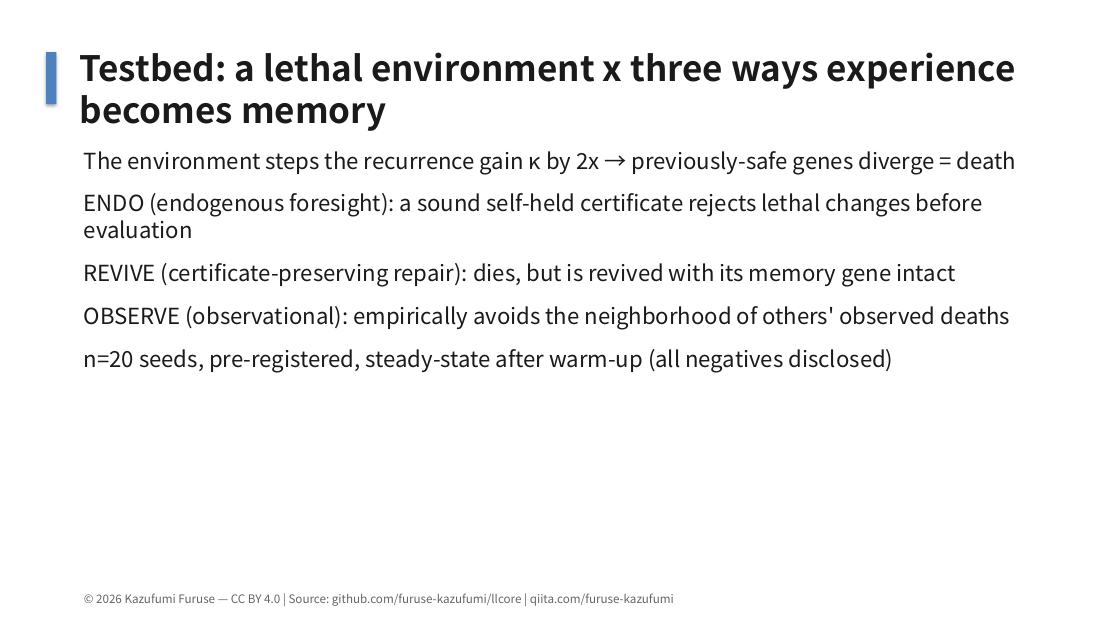
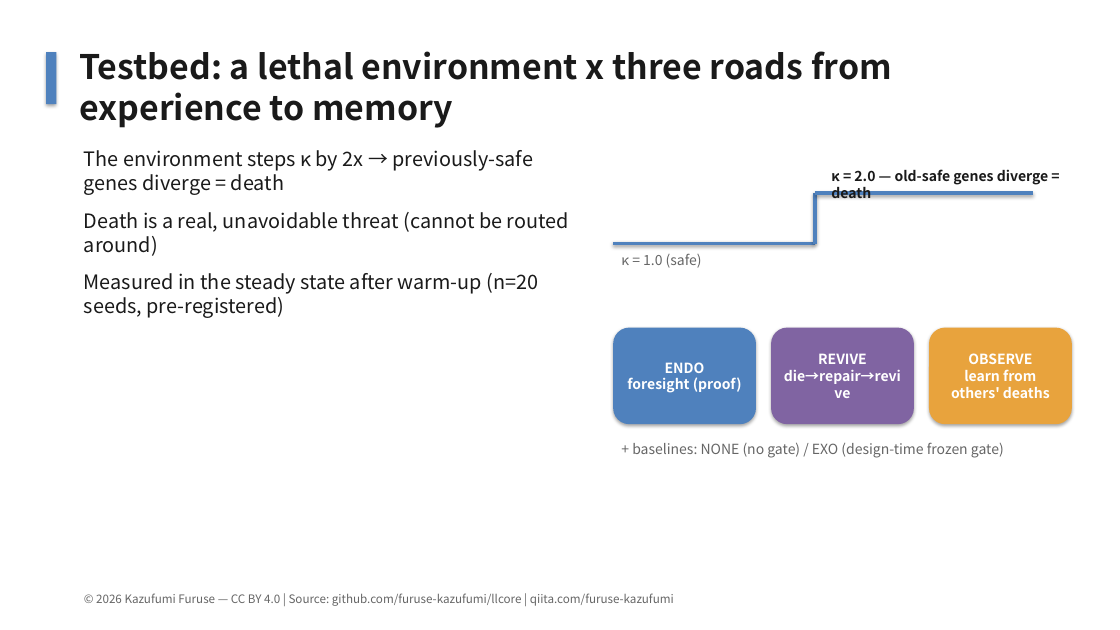
Before and after one commit to furuse-kazufumi/llcore, a slide deck: slide 4 of slides/llcore_findings_2026_en.pptx. Drawn at 1120x630 pixels with LibreOffice and Linux fonts; fonts in the diff are those of the drawing. Boxes give left, top, right and bottom in pixels: in the first picture for what was removed or moved away, otherwise in the second. Text is boxed around its words. In the diff, an @@ line names an element or a change of style, - is before the commit and + after.

```diff
--- a/slides/llcore_findings_2026_en.pptx
+++ b/slides/llcore_findings_2026_en.pptx
@@ text at box(80, 51, 892, 128): text changed; size 30 to 29 pt @@
-Testbed: a lethal environment x three ways experience becomes memory
+Testbed: a lethal environment x three roads from experience to memory
@@ text at box(84, 150, 569, 318): text changed; size 19 to 17 pt @@
-The environment steps the recurrence gain κ by 2x → previously-safe genes diverge = death
-ENDO (endogenous foresight): a sound self-held certificate rejects lethal changes before evaluation
-REVIVE (certificate-preserving repair): dies, but is revived with its memory gene intact
-OBSERVE (observational): empirically avoids the neighborhood of others' observed deaths
-n=20 seeds, pre-registered, steady-state after warm-up (all negatives disclosed)
+The environment steps κ by 2x → previously-safe genes diverge = death
+Death is a real, unavoidable threat (cannot be routed around)
+Measured in the steady state after warm-up (n=20 seeds, pre-registered)
@@ text added at box(831, 169, 1048, 198), 12 pt, text #1A1A1A, bold @@
+κ = 2.0 — old-safe genes diverge = death
@@ line added from (815, 244) to (815, 193), #4F81BD 3 pt @@
@@ line added from (815, 193) to (1033, 193), #4F81BD 3 pt @@
@@ line added from (613, 244) to (815, 244), #4F81BD 3 pt @@
@@ text added at box(621, 253, 702, 268), 12 pt, text #666666 @@
+κ = 1.0 (safe)
@@ rounded rectangle added at box(613, 328, 756, 424), fill #4F81BD, 12 pt, text #FFFFFF, bold @@
+ENDO
+foresight (proof)
@@ rounded rectangle added at box(771, 328, 914, 424), fill #8064A2, 12 pt, text #FFFFFF, bold @@
+REVIVE
+die→repair→revive
@@ rounded rectangle added at box(929, 328, 1072, 424), fill #E8A33D, 12 pt, text #FFFFFF, bold @@
+OBSERVE
+learn from others' deaths
@@ text added at box(632, 442, 1004, 458), 12 pt, text #666666 @@
++ baselines: NONE (no gate) / EXO (design-time frozen gate)
```
Also in this commit, not shown: 9 other slides changed, 2 other files.
